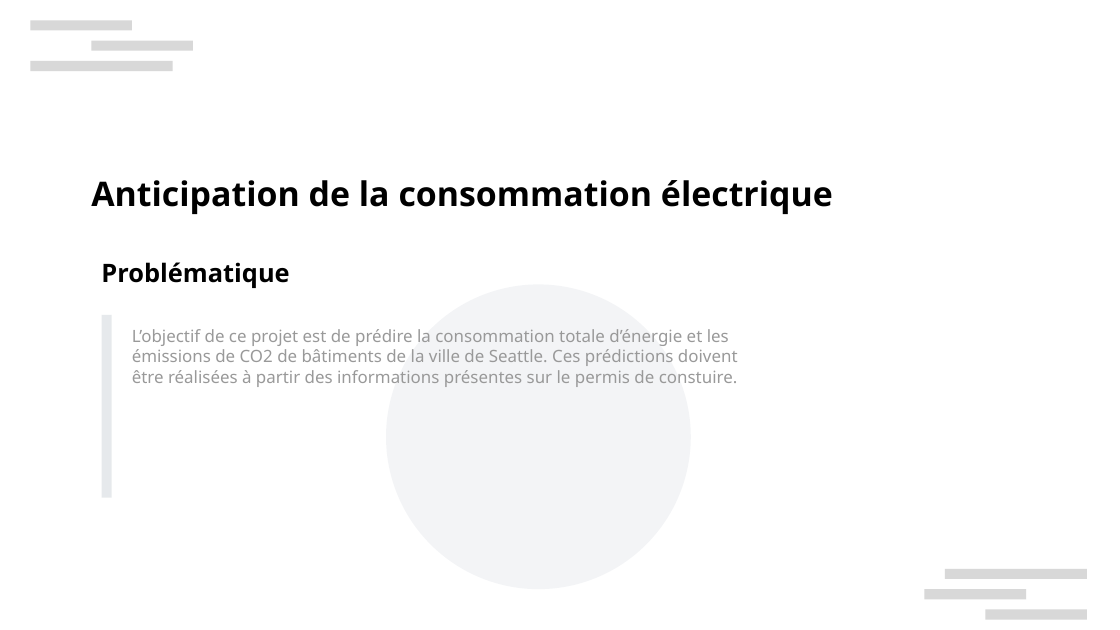
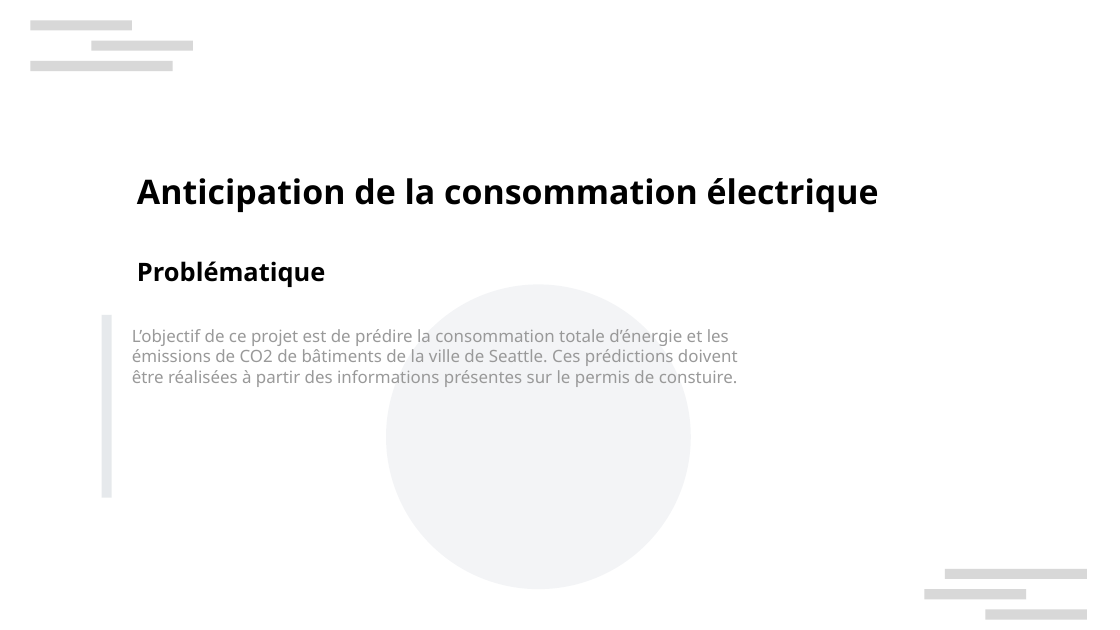
Before and after one commit to curiousmindflow/oc-ml-p3, a slide deck: slide 2 of report/P3_01_presentation.odp. Drawn at 1120x630 pixels with LibreOffice and Linux fonts; fonts in the diff are those of the drawing; background and template pictures are left out. Boxes give left, top, right and bottom in pixels: in the first picture for what was removed or moved away, otherwise in the second. Text is boxed around its words. In the diff, an @@ line names an element or a change of style, - is before the commit and + after.

```diff
--- a/report/P3_01_presentation.odp
+++ b/report/P3_01_presentation.odp
@@ text "Anticipation de la consommation électrique": place and size @@
-text "Anticipation de la consommation électrique" at (91,180,833,214)
+text "Anticipation de la consommation électrique" at (137,178,879,212)
@@ text "Problématique": place and size @@
-text "Problématique" at (101,262,289,288)
+text "Problématique" at (137,261,325,287)
```
Also in this commit, not shown: 1 other slide changed, 7 slides added, 21 slides removed, 10 other files.
